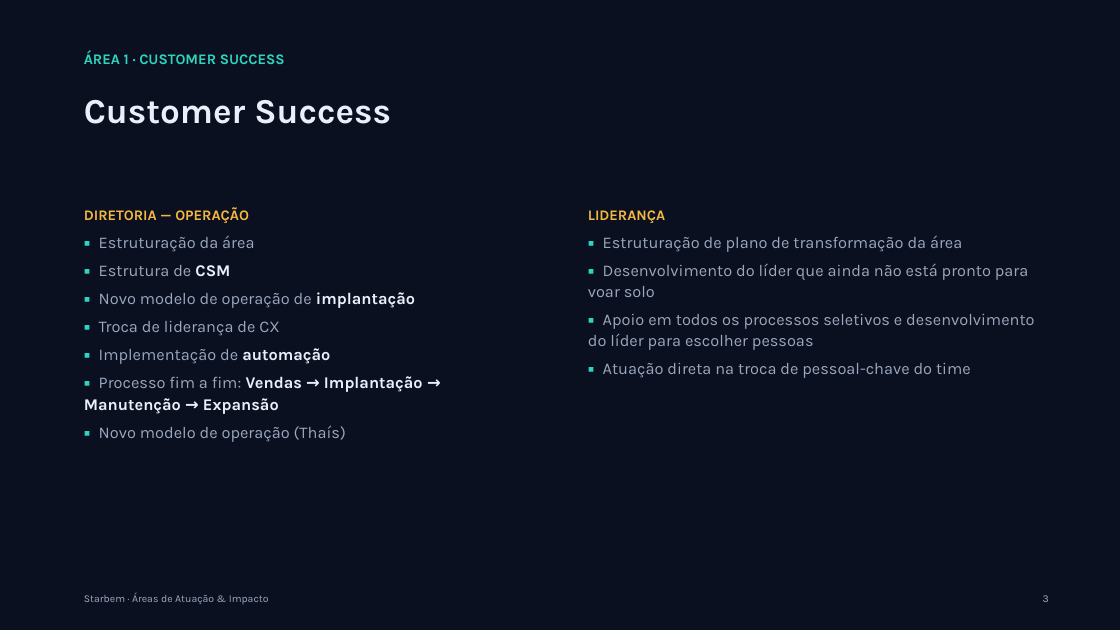
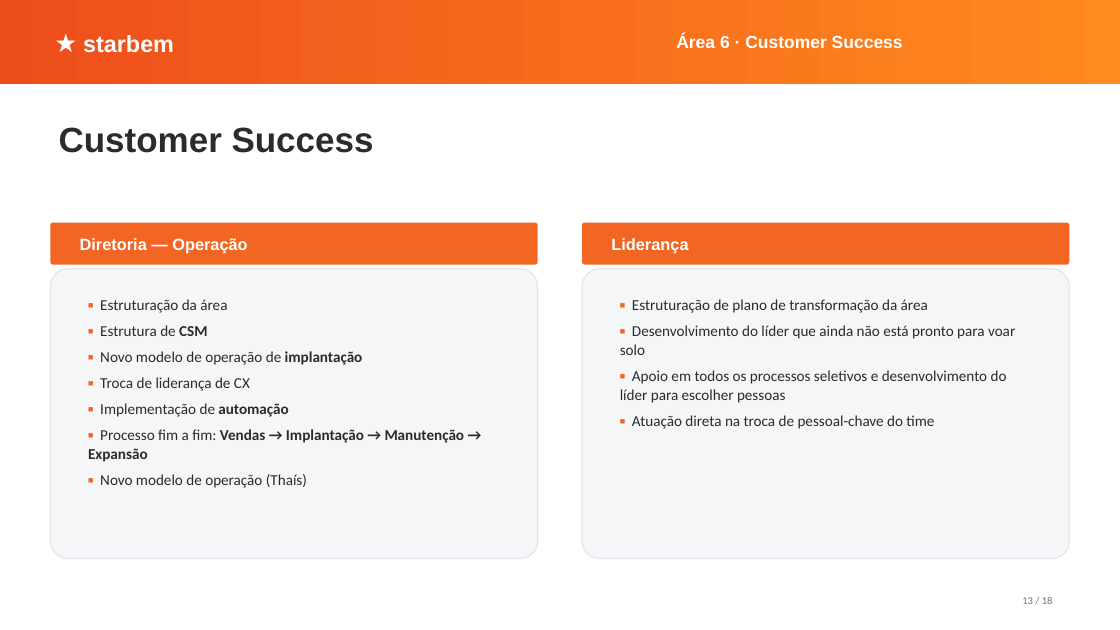
Before and after one commit to renato-dmb/agenda-facil, a slide deck: slide 13 of docs/conversa-ceo/apresentacao.pptx (slide 3 before the commit). Drawn at 1120x630 pixels with LibreOffice and Linux fonts; fonts in the diff are those of the drawing. Boxes give left, top, right and bottom in pixels: in the first picture for what was removed or moved away, otherwise in the second. Text is boxed around its words. In the diff, an @@ line names an element or a change of style, - is before the commit and + after.

```diff
--- a/docs/conversa-ceo/apresentacao.pptx
+++ b/docs/conversa-ceo/apresentacao.pptx
@@ background #0B1020 to #FFFFFF @@
@@ rectangle added at [0, 0, 1120, 84], fill gradient #EE4E1B to #FF8A1E @@
@@ text "Área 6 · Customer Success" at [676, 35, 903, 48]: vertical alignment top to middle @@
@@ text added at [83, 35, 174, 53], 20 pt, text #FFFFFF, bold @@
+★ starbem
@@ text at [676, 35, 903, 48]: text changed; size 12.5 to 15 pt; font Karla to Arial; text colour #2DD4BF to #FFFFFF @@
-ÁREA 1 · CUSTOMER SUCCESS
+Área 6 · Customer Success
@@ text "Customer Success": place and size @@
-text "Customer Success" at [84, 100, 391, 124]
+text "Customer Success" at [59, 127, 374, 153]
@@ text "Customer Success" at [59, 127, 374, 153]: font Karla to Arial, text colour #EAF0FB to #2B2B2B @@
@@ text at [84, 207, 249, 223]: paragraph removed @@
-DIRETORIA — OPERAÇÃO
@@ rounded rectangle added at [50, 223, 538, 265], fill #F26522 @@
@@ text added at [80, 238, 247, 253], 14 pt, text #FFFFFF, bold @@
+Diretoria — Operação
@@ rounded rectangle added at [582, 223, 1070, 265], fill #F26522 @@
@@ text at [588, 210, 665, 223]: paragraph removed @@
-LIDERANÇA
@@ text added at [611, 238, 688, 253], 14 pt, text #FFFFFF, bold @@
+Liderança
@@ rounded rectangle added at [50, 269, 538, 559], fill #F5F6F8, outline #E2E5EA 1 pt @@
@@ rounded rectangle added at [582, 269, 1070, 559], fill #F5F6F8, outline #E2E5EA 1 pt @@
@@ text "▪ Estruturação da área": place and size @@
-text "▪ Estruturação da área" at [84, 207, 423, 442]
+text "▪ Estruturação da área" at [88, 299, 465, 488]
@@ text "▪ Estruturação da área" at [88, 299, 465, 488]: size 14 to 13 pt, font Karla to Calibri; text colour #2DD4BF to #F26522 in "▪", "▪", "▪", "▪" and 3 more places; text colour #9AA7BD to #2B2B2B in "Estruturação da área", "Estrutura de", "Novo modelo de operação de", "Troca de liderança de CX" and 3 more places; text colour #EAF0FB to #2B2B2B in "CSM", "implantação", "automação", "Vendas → Implantação → Manutenção → Expansão"; line spacing 1.08 to 1.05 @@
@@ text "▪ Estruturação de plano de ...": place and size @@
-text "▪ Estruturação de plano de ..." at [588, 210, 1034, 378]
+text "▪ Estruturação de plano de ..." at [620, 299, 1015, 429]
@@ text "▪ Estruturação de plano de ..." at [620, 299, 1015, 429]: size 14 to 13 pt, font Karla to Calibri, text colour #9AA7BD to #2B2B2B; text colour #2DD4BF to #F26522 in "▪", "▪", "▪", "▪"; line spacing 1.08 to 1.05 @@
@@ text removed at [84, 593, 269, 604] @@
-Starbem · Áreas de Atuação & Impacto
@@ text added at [1022, 597, 1053, 604], 9 pt, text #6B7280 @@
+13 / 18
@@ text removed at [1043, 595, 1049, 602] @@
-3
```
Also in this commit, not shown: 17 other slides changed, 2 other files.
